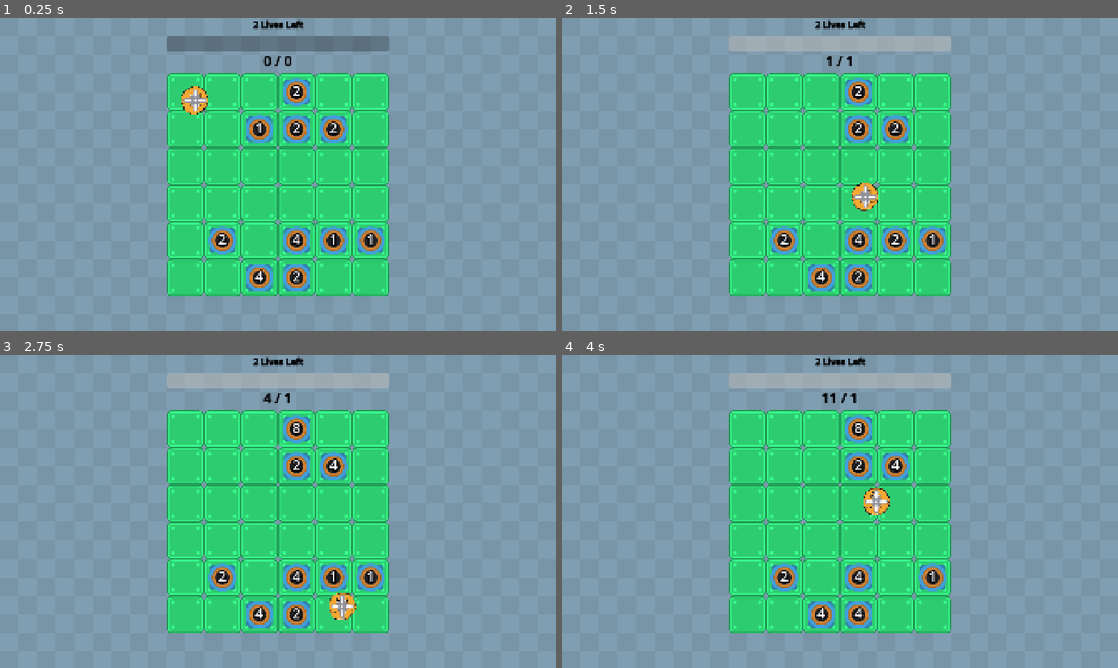
Above: before the commit, frames 1-4 (two rows, left to right).
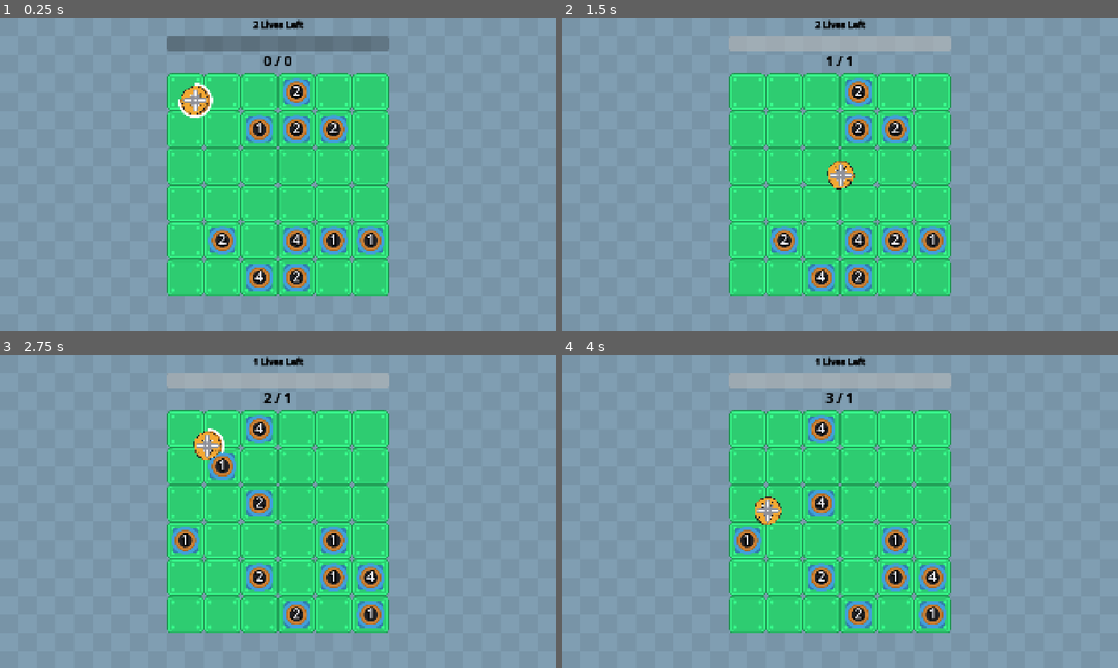
Above: after the commit, the same moments.

Repository: wanamelon/prototype_monorepo
Game: Godot game, scene res://source/bounce_main.tscn
The game is run twice, just before and just after one commit, with the same random seed, the same clock (stepped at 60 frames per second) and the same inputs. Sound files missing from this copy of the repository are replaced by a short silence.
Inputs:
- Up to frame 1 (0.25 s): no input
- Up to frame 2 (1.5 s): no input
- Up to frame 3 (2.75 s): no input
- Up to frame 4 (4 s): no input

The runs differ from the first frame. In frame 1, 0.2% of the frame differs, in the area x 32-39%, y 20-32%; in frame 2, 0.7%; in frame 3, 6.0%; in frame 4, 6.1%, in the area x 30-70%, y 1-88%.

Commit message:
Fix progress bar missing ball

Diff:
--- a/roller/source/bounce_main.tscn
+++ b/roller/source/bounce_main.tscn
@@ -11,10 +11,6 @@
 [sub_resource type="Resource" id="Resource_k3n88"]
 script = ExtResource("2_0panw")
 item_id = 3
-metadata/_custom_type_script = "uid://ckw8rr21jqg1f"
-
-[sub_resource type="Resource" id="Resource_ovsfe"]
-script = ExtResource("2_0panw")
 metadata/_custom_type_script = "uid://ckw8rr21jqg1f"
 
 [sub_resource type="Resource" id="Resource_a5fj5"]
@@ -38,7 +34,7 @@
 
 [node name="BounceMain" type="Node2D"]
 script = ExtResource("1_ovsfe")
-item_configs = Array[ExtResource("2_0panw")]([SubResource("Resource_k3n88"), SubResource("Resource_ovsfe"), SubResource("Resource_a5fj5"), SubResource("Resource_3yruk"), SubResource("Resource_q2ks2")])
+item_configs = Array[ExtResource("2_0panw")]([SubResource("Resource_k3n88"), SubResource("Resource_a5fj5"), SubResource("Resource_3yruk"), SubResource("Resource_q2ks2")])
 
 [node name="TextureRect" type="TextureRect" parent="."]
 material = SubResource("ShaderMaterial_to078")
--- a/roller/source/item/roller.gd
+++ b/roller/source/item/roller.gd
@@ -6,12 +6,13 @@
 [X] basic wiring item spawn
 [X] move around
 [X] Stamina system
-[ ] signal for round end (stamina gone)
+[X] fix progress bar gone?
+[X] signal for round end (stamina gone)
+[X] eliminate refs to old player_ball
+[X] generate bounces events
 [ ] spawn the ball in a sane place
-[ ] eliminate refs to old player_ball
-[ ] generate bounces?
-[ ] item destroyed event
-[ ]
+[ ] decide how wire item destroyed event
+[ ] add back in on-kill abilities
 """
 
 const ROLLER_SCENE: PackedScene = preload("res://source/item/roller.tscn")
@@ -20,7 +21,7 @@
 var _speed: float = 400.0
 var _bounce_count: int = 0
 var _velocity: Vector2
-var _stamina_seconds: float = 10
+var _stamina_seconds: float = 1
 var _max_stamina := _stamina_seconds
 var finished := false
 
@@ -51,3 +52,8 @@
 			events.append(ItemSystem.DespawnEvent.new(self))
 	_stamina_seconds -= state.delta
 	return events
+
+func _process(delta):
+	$TextureProgressBar.value = 100.0 * _stamina_seconds / float(_max_stamina)
+	# TODO: Wire this somehow?
+	#$BouncingModeSprite.visible = should_bounce_off_everything()
Not shown: 1 places in roller/source/bounce_main.tscn that only renumber resources
